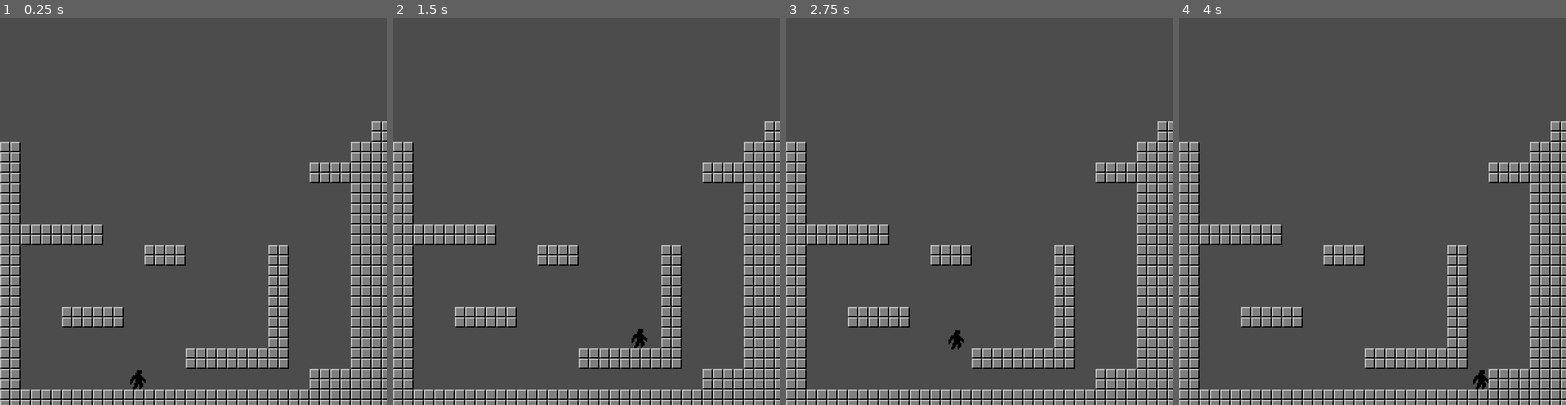
Above: before the commit, frames 1-4 (left to right).
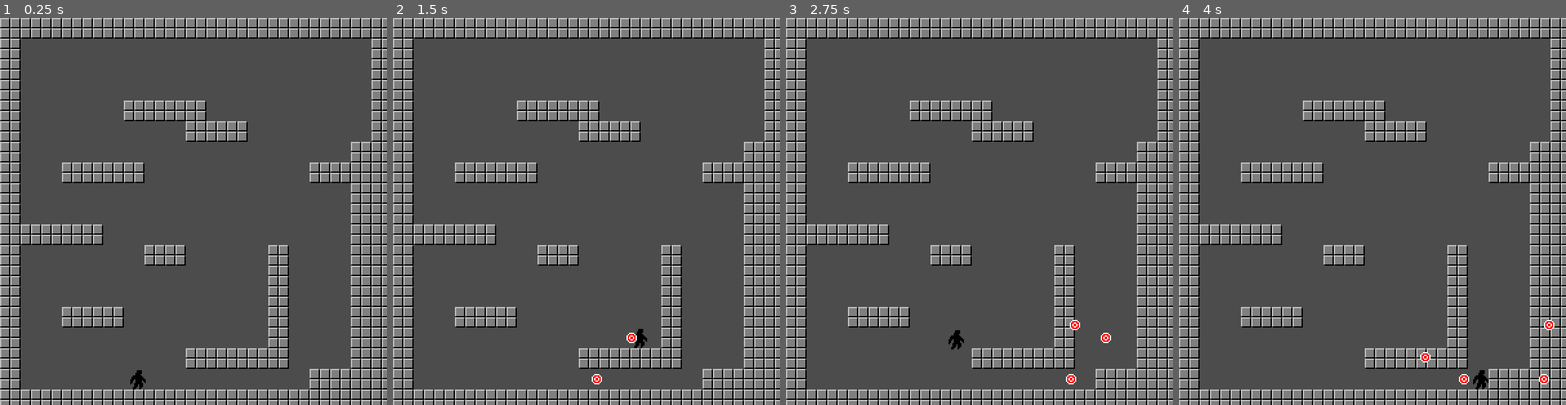
Above: after the commit, the same moments.

Repository: hectorid/jeonsa_prototype
Game: Godot game, scene res://scenes/Level.tscn
The game is run twice, just before and just after one commit, with the same random seed, the same clock (stepped at 60 frames per second) and the same inputs.
Inputs:
- Up to frame 1 (0.25 s): no input
- Up to frame 2 (1.5 s): tap Enter at 0.5 s; hold D (move_right) from 0.53 s (still down); tap J (shoot) at 0.6, 1.35 s; tap K (jump) at 0.77 s
- Up to frame 3 (2.75 s): tap K (jump) at 1.52 s; release D (move_right) at 2.03 s; hold A (move_left) from 2.03 s (still down); tap J (shoot) at 2.1 s
- Up to frame 4 (4 s): release A (move_left) at 2.78 s; hold D (move_right) from 2.78 s (still down); tap J (shoot) at 2.85, 3.6 s; tap K (jump) at 3.02, 3.77 s

The runs differ from the first frame. In frame 1, 10% of the frame differs, in the area x 0-100%, y 0-43%; in frame 2, 11%; in frame 3, 11%; in frame 4, 11%, in the area x 0-100%, y 0-95%.

Commit message:
Projectile Scene

Diff:
--- a/project.godot
+++ b/project.godot
@@ -73,6 +73,7 @@
 jump={
 "deadzone": 0.5,
 "events": [ Object(InputEventKey,"resource_local_to_scene":false,"resource_name":"","device":0,"alt":false,"shift":false,"control":false,"meta":false,"command":false,"pressed":false,"scancode":75,"unicode":0,"echo":false,"script":null)
+, Object(InputEventKey,"resource_local_to_scene":false,"resource_name":"","device":0,"alt":false,"shift":false,"control":false,"meta":false,"command":false,"pressed":false,"scancode":32,"unicode":0,"echo":false,"script":null)
  ]
 }
 special={
--- a/scenes/Level.tscn
+++ b/scenes/Level.tscn
@@ -35,4 +35,4 @@
 tile_set = SubResource( 2 )
 cell_size = Vector2( 16, 16 )
 format = 1
-tile_data = PoolIntArray( 327698, 0, 0, 393216, 0, 0, 393233, 0, 0, 393234, 0, 0, 458752, 0, 0, 458767, 0, 0, 458768, 0, 0, 4587 …(1036 unchanged characters)…
+tile_data = PoolIntArray( 0, 0, 0, 1, 0, 0, 2, 0, 0, 3, 0, 0, 4, 0, 0, 5, 0, 0, 6, 0, 0, 7, 0, 0, 8, 0, 0, 9, 0, 0, 10, 0, 0, 11, 0, 0, 12, 0, 0, 13, 0, 0, 14, 0, 0, 15, 0, 0, 16, 0, 0, 17, 0, 0, 18, 0, 0, 65536, 0, 0, 65554, 0, 0, 131072, 0, 0, 131090, 0, 0, 196608, 0, 0, 196626, 0, 0, 262144, 0, 0, 262150, 0, 0, 262151, 0, 0, 262152, 0, 0, 262153, 0, 0, 262162, 0, 0, 327680, 0, 0, 327689, 0, 0, 327690, 0, 0, 327691, 0, 0, 327698, 0, 0, 393216, 0, 0, 393233, 0, 0, 393234, 0, 0, 458752, 0, 0, 458755, 0, 0, 458756, 0, 0, 458757, 0, 0, 458758, 0, 0, 458767, 0, 0, 458768, 0, 0, 4587 …(1036 unchanged characters)…
--- a/scripts/Player.gd
+++ b/scripts/Player.gd
@@ -1,5 +1,7 @@
 extends KinematicBody2D
 class_name Player
+
+const PROJ_SCN = preload("res://scenes/Projectile.tscn")
 
 const FLOOR_NORMAL := Vector2(0,-1)
 const GRAVITY : float = 800.0
@@ -43,5 +45,6 @@
 	velocity = move_and_slide(velocity, FLOOR_NORMAL)
 
 	if INPUT_SHOOT:
-		var proj = Projectile
+		var proj = PROJ_SCN.instance()
+		proj.global_position = global_position
 		Game.spawn(proj)
--- a/scripts/Projectile.gd
+++ b/scripts/Projectile.gd
@@ -1,8 +1,13 @@
 extends Area2D
 class_name Projectile
 
-func _ready():
-	pass # Replace with function body.
+const SPEED = 50
 
-func _init():
-	pass
+var direction : Vector2 = Vector2(1,0)
+
+func init(input_pos : Vector2, input_dir : Vector2):
+	global_position = input_pos
+	direction = input_dir
+
+func _physics_process(delta):
+ translate(direction * SPEED * delta)
